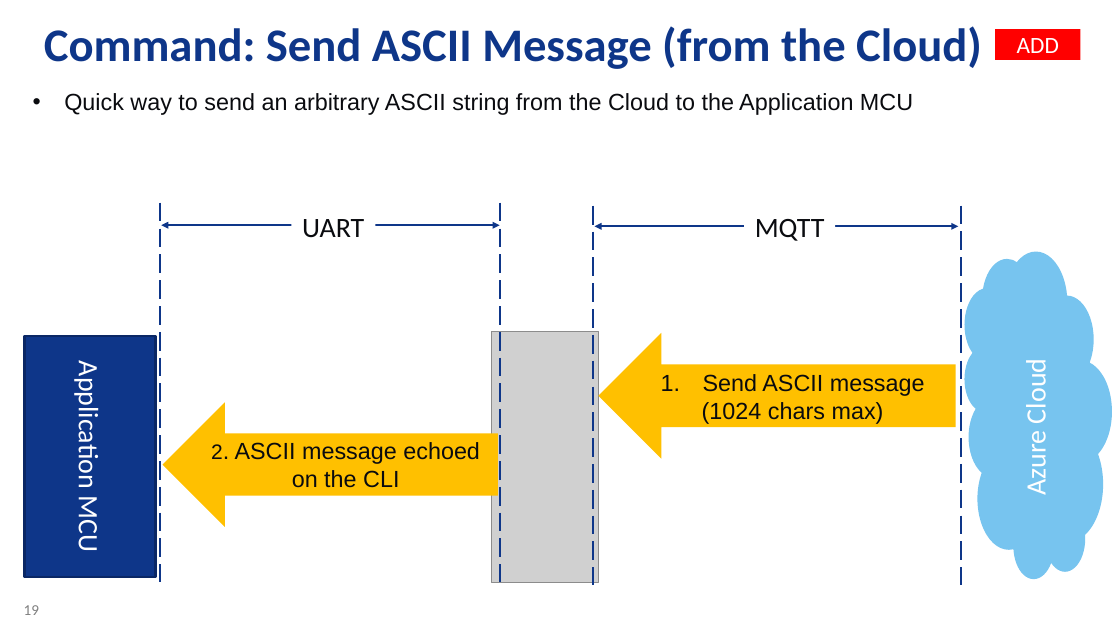
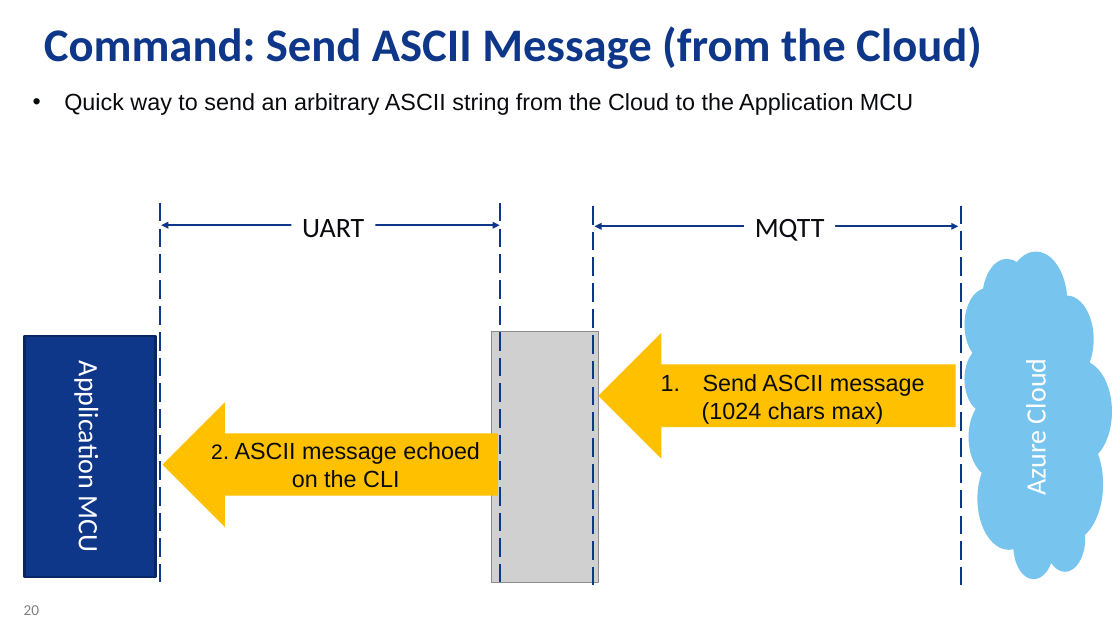
Before and after one commit to daisukeiot/Microchip-SAM-IoT-Wx-1, a slide deck: slide 20 of AO-Smith-MSFT-MCHP-r6.pptx (slide 19 before the commit). Drawn at 1120x630 pixels with LibreOffice and Linux fonts; fonts in the diff are those of the drawing; grey boxes stand for pictures; background and template pictures are left out. Boxes give left, top, right and bottom in pixels: in the first picture for what was removed or moved away, otherwise in the second. Text is boxed around its words. In the diff, an @@ line names an element or a change of style, - is before the commit and + after.

```diff
--- a/AO-Smith-MSFT-MCHP-r6.pptx
+++ b/AO-Smith-MSFT-MCHP-r6.pptx
@@ rectangle removed at <box>995,29,1081,60</box> @@
-ADD
@@ page number at <box>24,605,39,615</box>: text changed @@
-19
+20
```
Also in this commit, not shown: 4 other slides changed, 1 slide added.
